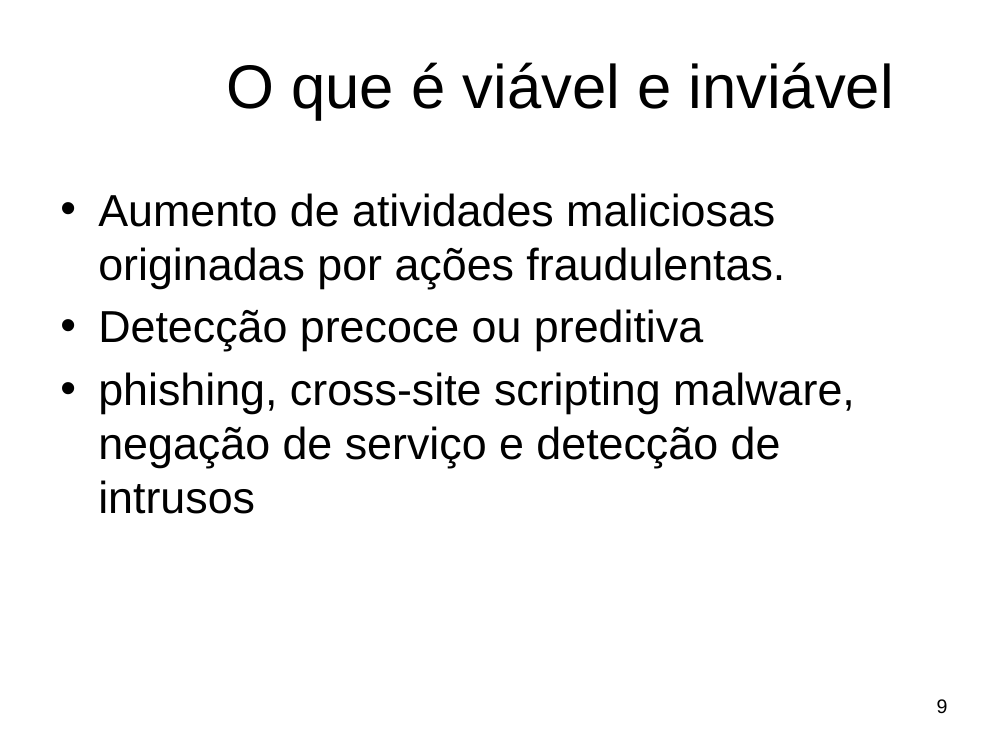
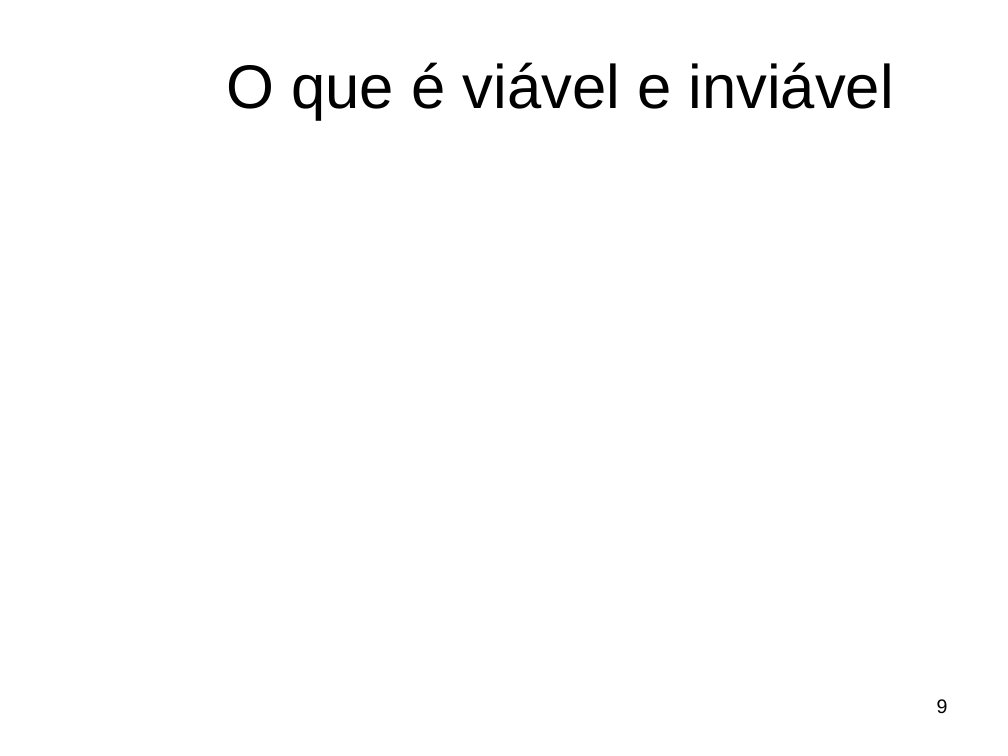
Before and after one commit to leticiawoelfer/algoritmo-genetico-IA, a slide deck: slide 9 of Seminário/Rascunho Douglas/Apresentação Raciocinio Baseado em Casos.pptx. Drawn at 1008x756 pixels with LibreOffice and Linux fonts; fonts in the diff are those of the drawing; background and template pictures are left out. Boxes give left, top, right and bottom in pixels: in the first picture for what was removed or moved away, otherwise in the second. Text is boxed around its words. In the diff, an @@ line names an element or a change of style, - is before the commit and + after.

```diff
--- a/Seminário/Rascunho Douglas/Apresentação Raciocinio Baseado em Casos.pptx
+++ b/Seminário/Rascunho Douglas/Apresentação Raciocinio Baseado em Casos.pptx
@@ text removed at (x1=98, y1=193, x2=855, y2=514) @@
-• Aumento de atividades maliciosas originadas por ações fraudulentas.
-• Detecção precoce ou preditiva
-• phishing, cross-site scripting malware, negação de serviço e detecção de intrusos
```
Also in this commit, not shown: 1 other slide changed, 1 slide added, 2 slides removed, 2 other files.
